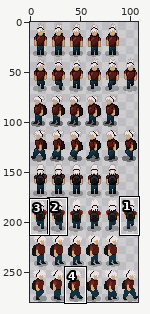
Pixel-art file -- build/res/img/aseprite/player_atlas.aseprite. Above, an overview of the earlier version with the close-up marked.
Close-up. Before:
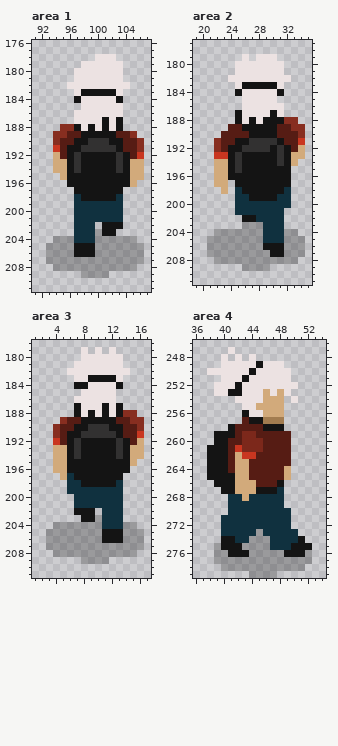
108x280 pixels, 1 frame. Colours within 5 levels of each other are drawn and written as one. Shown: area 1: x 91..107, y 176..211; area 2: x 19..35, y 177..211; area 3: x 1..17, y 178..211; area 4: x 36..54, y 246..279. The commit also changed other parts of the picture, which this record leaves out.
The same view after the edit:
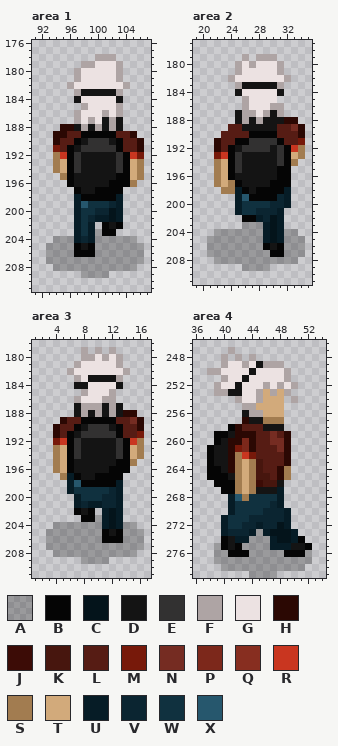
Palette (. is transparent): A #00000040  B #050505  C #04141b  D #141414  E #323131  F #aea4a4  G #ece2e2  H #2b0803  J #3c0c06  K #47160e  L #561c14  M #77190a  N #752c22  P #7c281b  Q #872e20  R #c93620  S #a27c50  T #d2aa7b  U #061c26  V #0b2531  W #10313f  X #26576d
Diff:
Area 1:
y 178: x 100..102 GGG -> FFF
y 179: x 98..99 GG -> FF; x 103 G -> F
y 180..181: x 97 G -> F; x 103 G -> F
y 182: x 96 G -> F; x 104 G -> F
y 183: x 97 G -> F; x 103 G -> F
y 185: x 98 G -> F; x 103 G -> F
y 186: x 97 G -> F; x 101 G -> F; x 103 G -> F
y 187: x 97 G -> F; x 99 G -> F; x 102 G -> F
y 188: x 95..96 QQ -> HH; x 98 G -> F; x 100 G -> F; x 102 G -> F
y 189: x 94..95 QQ -> HH; x 98..102 DDDDD -> BBBBB; x 105 Q -> H
y 190: x 94 Q -> H; x 97 D -> B; x 103 D -> B; x 106 Q -> H
y 191: x 94 R -> M; x 96 D -> B; x 103 D -> B; x 106 Q -> H
y 192: x 94..96 TLD -> SRB; x 104..106 DLR -> BRM
y 193..194: x 94 T -> S; x 96 D -> B; x 104 D -> B; x 106 T -> S
y 195: x 95..96 TD -> SB; x 103..104 DD -> BB; x 106 T -> S
y 196: x 96 D -> B; x 102..105 DDDT -> BBBS
y 197: x 97 D -> B; x 100..103 DDDD -> BBBB
y 198: x 97..103 WDDDDDW -> UBBBBBU
y 199: x 97..98 WW -> UX; x 102..103 WW -> VU
y 200: x 97 W -> U; x 100..103 WWWW -> VVCU
y 201: x 97 W -> U; x 99..103 WWWWW -> VUUCU
y 202: x 97 W -> U; x 99 W -> U; x 101 D -> B; x 103 D -> B
y 203: x 97 W -> U; x 99 W -> U; x 101..102 DD -> BB
y 204: x 97..99 WWW -> UVU
y 205: x 97 D -> B; x 99 D -> B
y 206: x 97..99 DDD -> BBB
Area 2:
y 179: x 26 G -> F; x 28..30 GGG -> FFF
y 180: x 25 G -> F; x 27 G -> F; x 31 G -> F
y 181: x 25 G -> F; x 31 G -> F
y 182: x 24 G -> F; x 32 G -> F
y 183: x 25 G -> F; x 31 G -> F
y 185: x 26 G -> F
y 186: x 26 G -> F; x 30..31 GG -> FF
y 187: x 26..27 GG -> FF; x 29 G -> F; x 31 G -> F
y 188: x 26 G -> F; x 28 G -> F; x 32..33 QQ -> HH
y 189: x 33..34 QQ -> NH
y 190: x 27..30 DDDD -> BBBB; x 34 Q -> H
y 191: x 22 Q -> H; x 25..26 DD -> BB; x 31 D -> B; x 34 R -> M
y 192: x 22 Q -> H; x 24 D -> B; x 32..34 DLT -> BRS
y 193: x 22 R -> M; x 24 D -> B; x 32 D -> B; x 34 T -> S
y 194: x 22 T -> S; x 24 D -> B; x 32..33 DT -> BS
y 195..196: x 22 T -> S; x 24 D -> B; x 31..32 DD -> BB
y 197: x 22 T -> S; x 24..25 .D -> SB; x 30..32 DDD -> BBB
y 198: x 23..26 T.WD -> SSUB; x 28..32 DDDDW -> BBBBU
y 199: x 25..32 WWDDDDWW -> UXBBBBVU
y 200: x 25 W -> U; x 30..32 WWW -> VVU
y 201: x 25 W -> U; x 28..31 WWWW -> VVVU
y 202: x 26..31 DDWWWW -> BBUVCU
y 203..205: x 29..31 WWW -> UCU
y 206: x 29 D -> B; x 31 D -> B
y 207: x 30..31 DD -> BB
Area 3:
y 179: x 8 G -> F; x 10 G -> F; x 12 G -> F
y 180: x 8..9 GG -> FF; x 11 G -> F; x 13 G -> F
y 181: x 7 G -> F; x 13 G -> F
y 182: x 6 G -> F; x 14 G -> F
y 183: x 7 G -> F; x 13 G -> F
y 185: x 8 G -> F; x 12 G -> F
y 186: x 7 G -> F; x 11..12 GG -> FF
y 187: x 8..10 GGG -> FFF; x 12 G -> F
y 188: x 8 G -> F; x 10 G -> F; x 12 G -> F; x 14..15 QQ -> HH
y 189: x 5 Q -> H; x 8..12 DDDDD -> BBBBB; x 15..16 QQ -> NH
y 190: x 4 Q -> H; x 7 D -> B; x 13 D -> B; x 16 Q -> H
y 191: x 4 Q -> H; x 6 D -> B; x 13 D -> B; x 16 R -> M
y 192: x 4..6 RLD -> MRB; x 14..16 DLT -> BRS
y 193..194: x 4 T -> S; x 6 D -> B; x 14 D -> B; x 16 T -> S
y 195: x 4 T -> S; x 6 D -> B; x 13..15 DDT -> BBS
y 196: x 4 T -> S; x 6 D -> B; x 12..14 DDD -> BBB
y 197: x 5..7 TWD -> SUB; x 10..13 DDDD -> BBBB
y 198: x 6..13 WWDDDDDW -> UXBBBBBU
y 199: x 6 W -> U; x 12..13 WW -> VU
y 200: x 7 W -> U; x 11..13 WWW -> VVU
y 201: x 7..13 WWWWWWW -> UVUUVVU
y 202: x 7 D -> B; x 9 D -> B; x 11..13 WWW -> UCU
y 203: x 8..9 DD -> BB; x 11..13 WWW -> UCU
y 204: x 11..13 WWW -> UCU
y 205: x 11 D -> B; x 13 D -> B
y 206: x 11..13 DDD -> BBB
Area 4:
y 247: x 41 G -> F
y 248: x 40 G -> F; x 42 G -> F; x 44 G -> F
y 249: x 40 G -> F; x 43 G -> F; x 46..48 GGG -> FFF
y 250: x 38..39 GG -> FF; x 49 G -> F
y 251: x 40 G -> F; x 49 G -> F
y 252: x 39 G -> F; x 46 G -> F; x 48 G -> F; x 50 G -> F
y 253: x 39..40 GG -> FF; x 45 G -> F; x 47 G -> F; x 49 G -> F
y 254: x 42 G -> F; x 45 G -> F; x 50 G -> F
y 255: x 43..44 GG -> FF
y 256: x 44..45 GG -> FF
y 257: x 43 L -> H
y 258: x 41..42 DL -> BH
y 259: x 39..40 DD -> BB; x 42..44 LPP -> HHH; x 47 L -> N; x 49 L -> H
y 260: x 39 D -> B; x 41..42 LL -> HH; x 44..45 PP -> HL; x 47..49 LLL -> NNH
y 261: x 38 D -> B; x 41..42 LR -> HM; x 44..45 PP -> HL; x 48..49 LL -> NH
y 262: x 38 D -> B; x 41..42 LT -> HS; x 44 R -> M; x 49 L -> H
y 263: x 38 D -> B; x 41..42 LT -> HS; x 44..45 LL -> SK; x 49 L -> H
y 264: x 38..39 DD -> BB; x 41..42 LT -> HS; x 44..45 LL -> SK; x 48..49 LT -> HS
y 265: x 38..40 DDD -> BBB; x 42 T -> S; x 44..46 LLL -> SKK; x 48..49 LT -> HS
y 266: x 39..42 DDDT -> BBBS; x 44..47 TLLL -> SJKK
y 267: x 40..42 DDT -> BBS; x 44 T -> S; x 48 W -> U
y 268: x 41..43 WWT -> UXS; x 48 W -> U
y 269: x 41 W -> U; x 47..48 WW -> VU
y 270: x 41 W -> U; x 46..49 WWWW -> VVVU
y 271: x 40 W -> U; x 44..49 WWWWWW -> VVVVVU
y 272: x 40 W -> U; x 43..49 WWWWWWW -> VVUVVCU
y 273: x 40..44 WWWWW -> UVVVU; x 46..50 WWWWW -> UCCCU
y 274: x 40 D -> B; x 42..43 WW -> UU; x 47..51 WWWWD -> UCCUB
y 275: x 40 D -> B; x 42 D -> B; x 47..49 WWW -> UUU; x 52 D -> B
y 276: x 41..43 DDD -> BBB; x 49..51 DDD -> BBB
